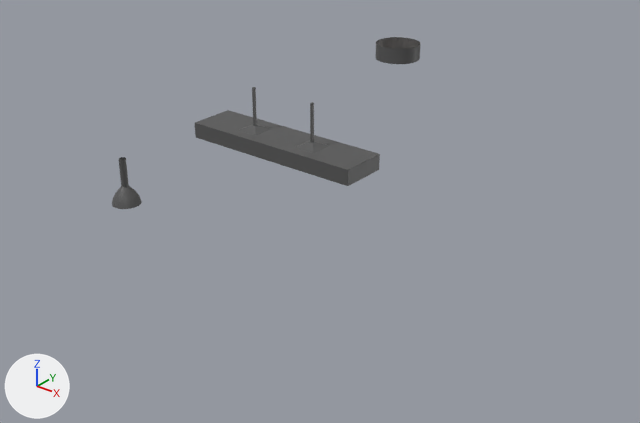
Two versions of the Blender file Assets/Models/LightFixtures/fixtures.blend, one commit apart.
Before and after are seen from a 50 mm camera at (2.73, -2.12, 1.39) aimed at (0.49, 0.68, -0.35). Every picture has the same lights, and +X, +Y and +Z are marked at lower left.

The scene before the commit, as lines of its bpy script (objects in view):
```python
me_circle_001 = bpy.data.meshes.new('Circle.001')
me_circle_001.from_pydata(...)  # 112 vertices, 97 faces; spans x -0.062..0.062, y -0.062..0.062, z -0.2..0.0
me_circle_001.polygons.foreach_set('use_smooth', [True] * 97)
# faces by material slot: [96, 1]
me_circle_001.materials.append(mat_base)  # dark grey #585858
me_circle_001.materials.append(mat_light)  # white #e7d7ce
me_cube_001 = bpy.data.meshes.new('Cube.001')
me_cube_001.from_pydata(...)  # 134 vertices, 130 faces; spans x -0.5..0.5, y -0.125..0.125, z -0.291..0.013
# faces by material slot: [106, 24]
me_cube_001.materials.append(mat_base)  # dark grey #585858
me_cube_001.materials.append(mat_light)  # white #e7d7ce
me_cylinder = bpy.data.meshes.new('Cylinder')
me_cylinder.from_pydata(...)  # 128 vertices, 97 faces; spans x -0.125..0.125, y -0.125..0.125, z -0.027..0.06
me_cylinder.polygons.foreach_set('use_smooth', [True] * 97)
# faces by material slot: [96, 1]
me_cylinder.materials.append(mat_base)  # dark grey #585858
me_cylinder.materials.append(mat_light)  # white #e7d7ce
ob_hanginglight = bpy.data.objects.new('HangingLight', me_cube_001)
ob_hanginglight.location = (0.0, 1.0, 0.0)
ob_recessedlight = bpy.data.objects.new('RecessedLight', me_cylinder)
ob_recessedlight.location = (0.0, 2.0, 0.0)
ob_spot = bpy.data.objects.new('Spot', me_circle_001)
ob_spot.location = (0.0, 0.0, 0.0)
```
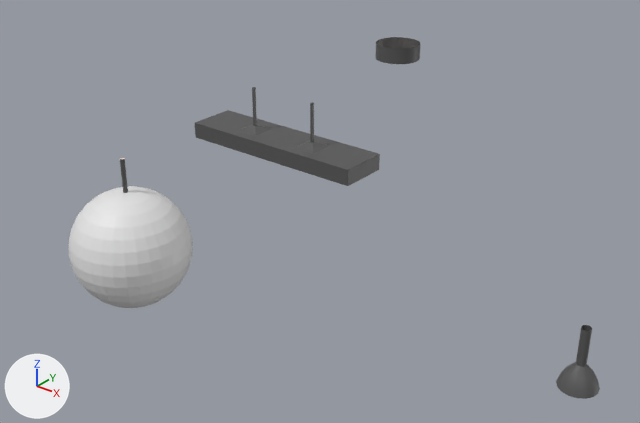
What differs and where, as boxes [x1, y1, x2, y2] in the pictures (640 x 423 px):
'Disco', added
    after: [68, 158, 193, 308]
    faces in mat_material (white #e7e7e7): [68, 186, 193, 308]
    faces in mat_base (dark grey #585858): [120, 159, 128, 193]
'Spot', moved
    before: [112, 157, 142, 209]
    after: [556, 325, 600, 399]

The edits, one by one:
Material 'Material' (mat_material) is new.
Its base color is (0.8, 0.8, 0.8) (white #e7e7e7).
Mesh me_cylinder_001 is new.
It has 514 vertices, 529 faces and spans x -0.261..0.261, y -0.261..0.261, z -0.67..0.0.
Faces by material slot: [16, 512, 1].
It uses material mat_base (dark grey #585858).
It uses material mat_material (white #e7e7e7).
It uses material mat_light (white #e7d7ce).
Object 'Spot' (ob_spot) moves from (0.0, 0.0, 0.0) to (2.0, 0.0, 0.0).
Object 'Disco' (ob_disco) is new; it shows me_cylinder_001.
Its location is (0.0, 0.0, 0.0).
